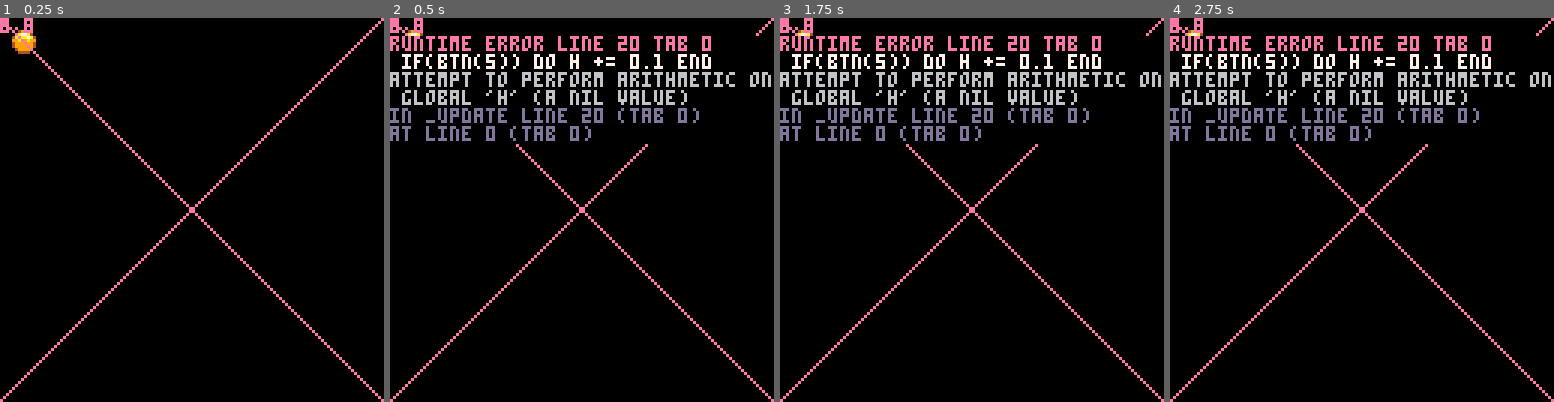
Above: before the commit, frames 1-4 (left to right).
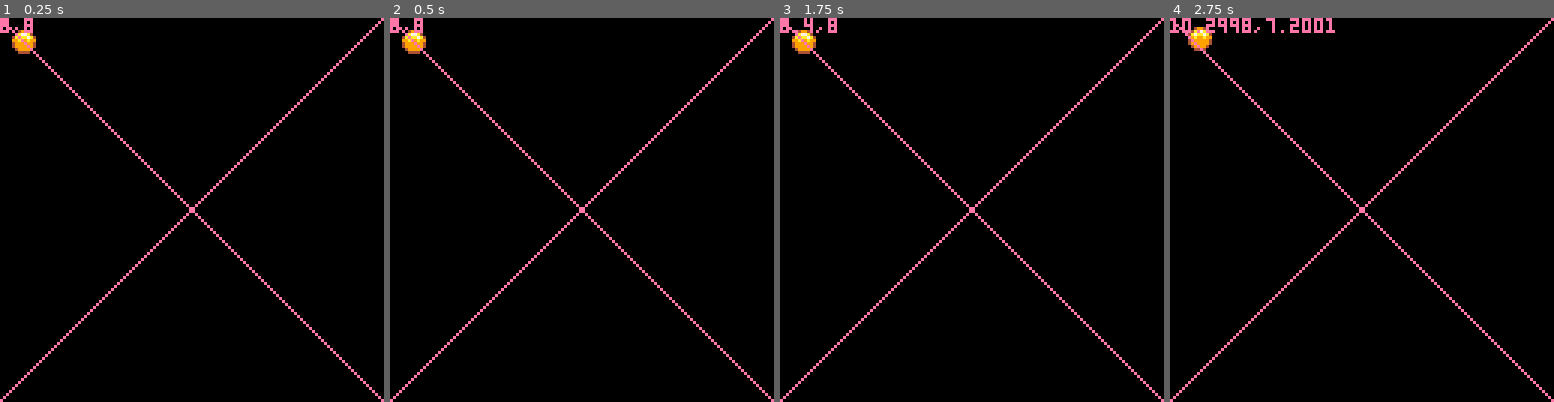
Above: after the commit, the same moments.

Repository: Shfty/carts
Game: PICO-8 cartridge library/halfpixel.p8
The game is run twice, just before and just after one commit, with the same random seed, the same clock (stepped at 60 frames per second) and the same inputs.
Inputs:
- Up to frame 1 (0.25 s): no input
- Up to frame 2 (0.5 s): tap X (X key) at 0.33 s
- Up to frame 3 (1.75 s): tap O (Z key) at 0.7, 1.7 s; tap X (X key) at 1.07 s; hold Right from 1.6 s (still down)
- Up to frame 4 (2.75 s): tap X (X key) at 1.85 s; release Right at 2.1 s; tap O (Z key) at 2.1, 2.5 s; hold Up 2.15-2.42 s; hold Right from 2.47 s (still down)

Frame 1 is identical in both runs. In frame 2, 7.5% of the frame differs, in the area x 0-100%, y 4-33%; in frame 3, 7.6%; in frame 4, 8.3%, in the area x 0-100%, y 0-33%.
Error before the commit: runtime error line 20 tab 0; if(btn(5)) do h += 0.1 end; attempt to perform arithmetic on global 'h' (a nil value)

Commit message:
Remove unused w and h references in halfpixel

Diff:
--- a/library/halfpixel.p8
+++ b/library/halfpixel.p8
@@ -19,8 +19,6 @@
 	if(btn(1)) do x += 0.1 end
 	if(btn(2)) do y -= 0.1 end
 	if(btn(3)) do y += 0.1 end
-	if(btn(4)) do w += 0.1 end
-	if(btn(5)) do h += 0.1 end
 end
 
 function _draw()
